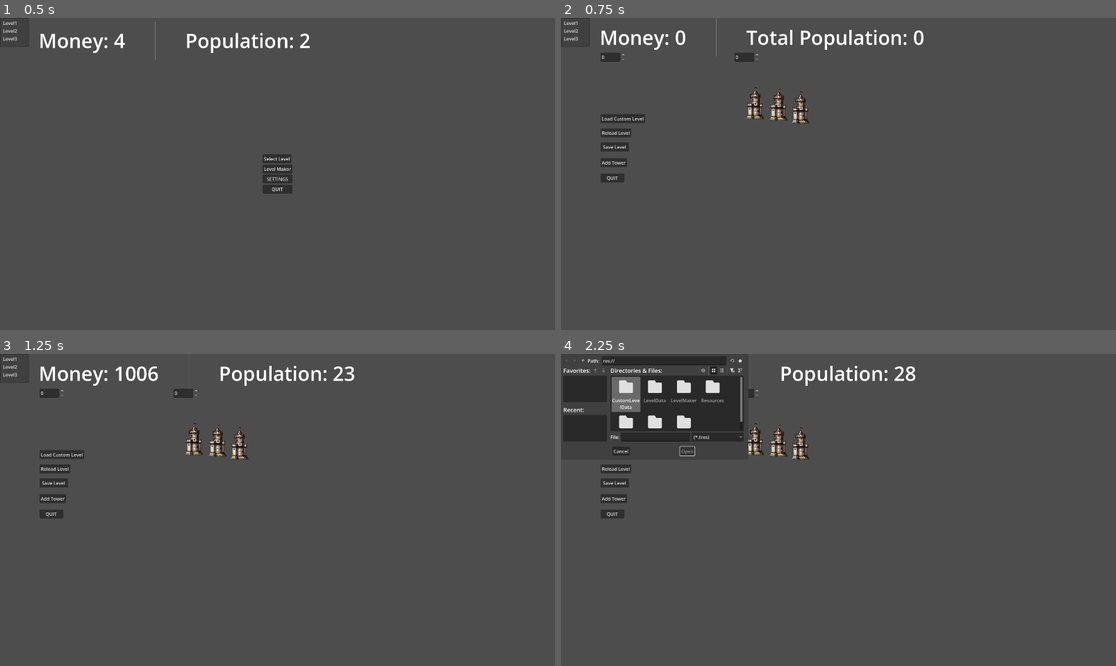
Above: before the commit, frames 1-4 (two rows, left to right).
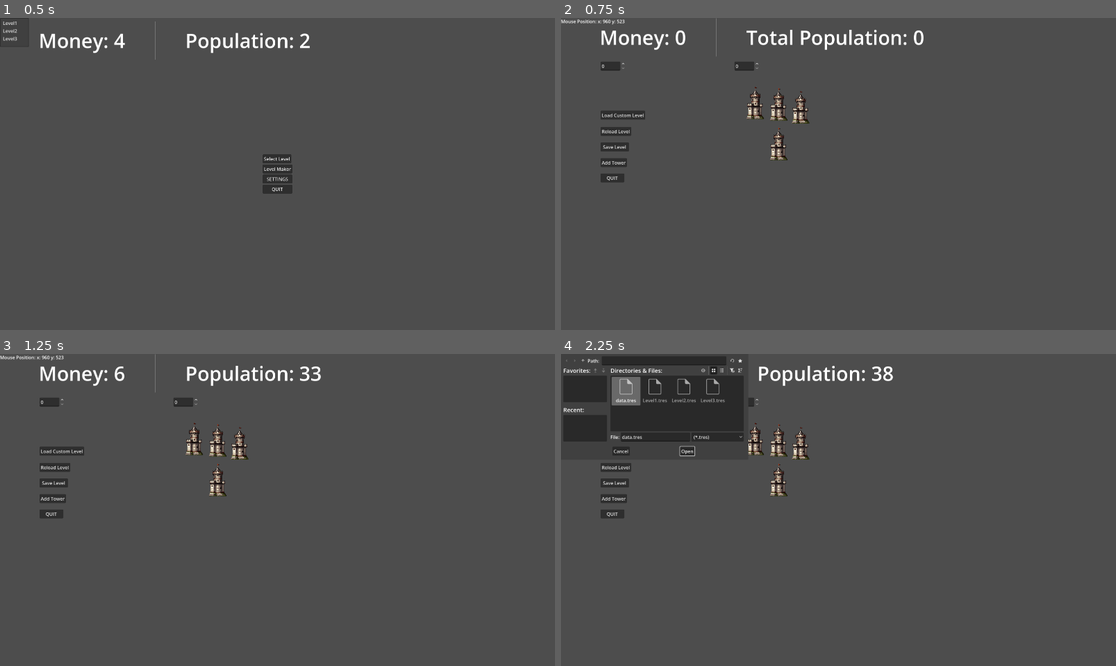
Above: after the commit, the same moments.

Repository: TLS15/FIRSTHIT
Game: Godot game, scene res://Scenes/game_master.tscn
Two runs of this game, one before a commit and one after it. Both use one fixed random seed, a clock stepped at 60 frames per second and the inputs below.
Inputs:
- Up to frame 1 (0.5 s): no input
- Up to frame 2 (0.75 s): click "Level Maker" at 0.5 s
- Up to frame 3 (1.25 s): no input
- Up to frame 4 (2.25 s): click "Save Level" at 1.25 s; click "Load Custom Level" at 2 s

Frame 1 is identical in both runs. In frame 2, 1.1% of the frame differs, in the area x 0-41%, y 0-46%; in frame 3, 2.0%; in frame 4, 2.2%, in the area x 7-64%, y 1-46%.

Commit message:
Fixed Level saving/loading bugs

Diff:
--- /dev/null
+++ b/CustomLevelData/Level1.tres
@@ -0,0 +1,32 @@
+[gd_resource type="Resource" script_class="LevelResource" format=3 uid="uid://2358vk3ex31n"]
+
+[ext_resource type="Script" uid="uid://ji335qpbwph3" path="res://Resources/LevelResource.gd" id="1_e1ubg"]
+[ext_resource type="Script" uid="uid://bhbikuqcdsttw" path="res://Resources/TowerResource.gd" id="2_n8x6o"]
+
+[sub_resource type="Resource" id="Resource_44q56"]
+script = ExtResource("2_n8x6o")
+type = 1
+location = Vector2(500, 666)
+level = 1
+occupants = 10
+metadata/_custom_type_script = "uid://bhbikuqcdsttw"
+
+[sub_resource type="Resource" id="Resource_1vilc"]
+script = ExtResource("2_n8x6o")
+location = Vector2(1000, 500)
+level = 1
+occupants = 10
+metadata/_custom_type_script = "uid://bhbikuqcdsttw"
+
+[sub_resource type="Resource" id="Resource_ejs3y"]
+script = ExtResource("2_n8x6o")
+type = 1
+location = Vector2(500, 300)
+metadata/_custom_type_script = "uid://bhbikuqcdsttw"
+
+[resource]
+script = ExtResource("1_e1ubg")
+level_index = 1
+towers = Array[ExtResource("2_n8x6o")]([SubResource("Resource_44q56"), SubResource("Resource_1vilc"), SubResource("Resource_ejs3y")])
+starting_money = 1000
+metadata/_custom_type_script = "uid://ji335qpbwph3"
--- /dev/null
+++ b/CustomLevelData/Level2.tres
@@ -0,0 +1,26 @@
+[gd_resource type="Resource" script_class="LevelResource" format=3 uid="uid://begy3iqc7jhxo"]
+
+[ext_resource type="Script" uid="uid://ji335qpbwph3" path="res://Resources/LevelResource.gd" id="1_0rypu"]
+[ext_resource type="Script" uid="uid://bhbikuqcdsttw" path="res://Resources/TowerResource.gd" id="2_8pwuw"]
+
+[sub_resource type="Resource" id="Resource_fn3hp"]
+script = ExtResource("2_8pwuw")
+location = Vector2(666, 666)
+metadata/_custom_type_script = "uid://bhbikuqcdsttw"
+
+[sub_resource type="Resource" id="Resource_ixqcx"]
+script = ExtResource("2_8pwuw")
+location = Vector2(777, 777)
+metadata/_custom_type_script = "uid://bhbikuqcdsttw"
+
+[sub_resource type="Resource" id="Resource_ynaq2"]
+script = ExtResource("2_8pwuw")
+location = Vector2(888, 888)
+metadata/_custom_type_script = "uid://bhbikuqcdsttw"
+
+[resource]
+script = ExtResource("1_0rypu")
+level_index = 2
+towers = Array[ExtResource("2_8pwuw")]([SubResource("Resource_fn3hp"), SubResource("Resource_ixqcx"), SubResource("Resource_ynaq2")])
+starting_money = 500.0
+metadata/_custom_type_script = "uid://ji335qpbwph3"
--- /dev/null
+++ b/CustomLevelData/Level3.tres
@@ -0,0 +1,21 @@
+[gd_resource type="Resource" script_class="LevelResource" format=3 uid="uid://ci6e030icjp26"]
+
+[ext_resource type="Script" uid="uid://ji335qpbwph3" path="res://Resources/LevelResource.gd" id="1_50m7v"]
+[ext_resource type="Script" uid="uid://bhbikuqcdsttw" path="res://Resources/TowerResource.gd" id="2_wf0y8"]
+
+[sub_resource type="Resource" id="Resource_73218"]
+script = ExtResource("2_wf0y8")
+location = Vector2(899, 900)
+metadata/_custom_type_script = "uid://bhbikuqcdsttw"
+
+[sub_resource type="Resource" id="Resource_f22t0"]
+script = ExtResource("2_wf0y8")
+location = Vector2(777, 777)
+metadata/_custom_type_script = "uid://bhbikuqcdsttw"
+
+[resource]
+script = ExtResource("1_50m7v")
+level_index = 3
+towers = Array[ExtResource("2_wf0y8")]([SubResource("Resource_73218"), SubResource("Resource_f22t0")])
+starting_money = 300.0
+metadata/_custom_type_script = "uid://ji335qpbwph3"
--- a/CustomLevelData/data.tres
+++ b/CustomLevelData/data.tres
@@ -24,9 +24,15 @@
 location = Vector2(753, 299)
 metadata/_custom_type_script = "uid://bhbikuqcdsttw"
 
+[sub_resource type="Resource" id="Resource_m5s48"]
+script = ExtResource("2_4v0mf")
+type = 1
+location = Vector2(753, 436)
+level = 1
+occupants = 10
+
 [resource]
 script = ExtResource("1_m5s48")
 level_index = 1
-towers = Array[ExtResource("2_4v0mf")]([SubResource("Resource_44q56"), SubResource("Resource_1vilc"), SubResource("Resource_ejs3y")])
-starting_money = 1000.0
+towers = Array[ExtResource("2_4v0mf")]([SubResource("Resource_44q56"), SubResource("Resource_1vilc"), SubResource("Resource_ejs3y"), SubResource("Resource_m5s48")])
 metadata/_custom_type_script = "uid://ji335qpbwph3"
--- a/LevelMaker/level_tester.gd
+++ b/LevelMaker/level_tester.gd
@@ -17,6 +17,7 @@
 	load_level(level)
 
 func _process(delta):
+	$UIMaster/UILevel/MousePosition.text = "Mouse Position: x: %.0f " % get_global_mouse_position()[0] + "y: %.0f" % get_global_mouse_position()[1]
 	tick_accumulator += delta
 
 	while tick_accumulator >= TICK_TIME:
@@ -43,7 +44,7 @@
 
 	for child in $Towers.get_children():
 		child.queue_free()
-
+	population = 0
 	for tower in level.towers:
 		load_tower(tower)
 
@@ -96,10 +97,13 @@
 
 
 func _on_add_tower_tower_configured(towerData: TowerResource) -> void:
+	level.towers.append(towerData)
 	load_tower(towerData)
 
 
+
 func _on_save_level_pressed() -> void: # Cant save to res
+	level.starting_money = $UIMaster/SaveLevel/StartingMoney.value
 	ResourceSaver.save(level, "res://CustomLevelData/data.tres")
 
 
@@ -112,8 +116,9 @@
 
 
 func _on_load_custom_level_pressed() -> void:
-	$UIMaster/FileDialog.show()
+	$UIMaster/LoadLevel/FileDialog.show()
 
 
 func _on_file_dialog_file_selected(path: String) -> void:
-	load_level(load(path))
+	level = load(path)
+	load_level(level)
--- a/LevelMaker/level_tester.tscn
+++ b/LevelMaker/level_tester.tscn
@@ -1,8 +1,7 @@
 [gd_scene format=3 uid="uid://dl8kgdtwom0bn"]
 
 [ext_resource type="Script" uid="uid://cwokam4ps8oee" path="res://LevelMaker/level_tester.gd" id="1_n5pd5"]
-[ext_resource type="Resource" uid="uid://4vd6eidg7j7b" path="res://CustomLevelData/data.tres" id="2_yopi2"]
-[ext_resource type="Script" uid="uid://djnsk3b14e0mk" path="res://Scripts/select_level.gd" id="3_ctvhw"]
+[ext_resource type="Resource" path="res://CustomLevelData/data.tres" id="2_yopi2"]
 [ext_resource type="Script" uid="uid://c5jaxjxxwhi61" path="res://LevelMaker/add_tower.gd" id="4_yopi2"]
 
 [sub_resource type="LabelSettings" id="LabelSettings_yopi2"]
@@ -16,6 +15,8 @@
 script = ExtResource("1_n5pd5")
 level = ExtResource("2_yopi2")
 
+[node name="Towers" type="Node2D" parent="." unique_id=750227807]
+
 [node name="UIMaster" type="Control" parent="." unique_id=6579418]
 layout_mode = 3
 anchors_preset = 0
@@ -23,56 +24,69 @@
 offset_bottom = 59.0
 mouse_filter = 2
 
-[node name="Quit" type="Button" parent="UIMaster" unique_id=409290020]
-layout_mode = 0
-offset_left = 137.0
-offset_top = 538.0
-offset_right = 219.0
-offset_bottom = 569.0
-text = "QUIT"
-
-[node name="MainMenu" type="Control" parent="UIMaster" unique_id=207771457]
-visible = false
-anchors_preset = 0
-offset_right = 1920.0
-offset_bottom = 1080.0
-mouse_filter = 2
-
-[node name="VBoxContainer" type="VBoxContainer" parent="UIMaster/MainMenu" unique_id=2140019701]
-layout_mode = 1
-anchors_preset = 8
-anchor_left = 0.5
-anchor_top = 0.5
-anchor_right = 0.5
-anchor_bottom = 0.5
-offset_left = -41.0
-offset_top = -50.5
-offset_right = 41.0
-offset_bottom = 50.5
-grow_horizontal = 2
-grow_vertical = 2
-alignment = 1
-
-[node name="Levels" type="MenuBar" parent="UIMaster/MainMenu/VBoxContainer" unique_id=1695322509]
-visible = false
-layout_mode = 2
-
-[node name="SelectLevel" type="PopupMenu" parent="UIMaster/MainMenu/VBoxContainer/Levels" unique_id=1233229516]
-oversampling_override = 1.0
-title = "Select Level"
-visible = true
-accessibility_name = "Select Level"
-script = ExtResource("3_ctvhw")
-
-[node name="Settings" type="Button" parent="UIMaster/MainMenu/VBoxContainer" unique_id=1637007774]
-visible = false
-layout_mode = 2
-text = "SETTINGS"
+[node name="SaveLevel" type="Control" parent="UIMaster" unique_id=1207014921]
+anchors_preset = 0
+offset_right = 40.0
+offset_bottom = 40.0
+
+[node name="SaveLevel" type="Button" parent="UIMaster/SaveLevel" unique_id=264842661]
+layout_mode = 0
+offset_left = 137.0
+offset_top = 431.0
+offset_right = 235.0
+offset_bottom = 462.0
+text = "Save Level"
+
+[node name="Population" type="SpinBox" parent="UIMaster/SaveLevel" unique_id=562406730]
+layout_mode = 0
+offset_left = 600.0
+offset_top = 151.0
+offset_right = 686.5
+offset_bottom = 182.0
+custom_arrow_step = 5.0
+
+[node name="StartingMoney" type="SpinBox" parent="UIMaster/SaveLevel" unique_id=114921562]
+layout_mode = 0
+offset_left = 137.0
+offset_top = 151.0
+offset_right = 223.5
+offset_bottom = 182.0
+max_value = 1000.0
+custom_arrow_step = 10.0
+
+[node name="LoadLevel" type="Control" parent="UIMaster" unique_id=45314047]
+anchors_preset = 0
+offset_left = 8.0
+offset_top = 59.0
+offset_right = 32.0
+offset_bottom = 67.0
+
+[node name="FileDialog" type="FileDialog" parent="UIMaster/LoadLevel" unique_id=1074185836]
+title = "Open a File"
+file_mode = 0
+root_subfolder = "res://CustomLevelData/"
+filters = PackedStringArray("*.tres")
+
+[node name="LoadCustomLevel" type="Button" parent="UIMaster/LoadLevel" unique_id=1648233762]
+layout_mode = 0
+offset_left = 129.0
+offset_top = 262.0
+offset_right = 283.0
+offset_bottom = 293.0
+text = "Load Custom Level"
+
+[node name="ReloadLevel" type="Button" parent="UIMaster/LoadLevel" unique_id=706861366]
+layout_mode = 0
+offset_left = 129.0
+offset_top = 318.0
+offset_right = 235.0
+offset_bottom = 349.0
+text = "Reload Level"
 
 [node name="UILevel" type="Control" parent="UIMaster" unique_id=988945793]
 anchors_preset = 0
 offset_right = 1387.0
-offset_bottom = 132.0
+offset_bottom = 100.0
 mouse_filter = 2
 
 [node name="HBoxContainer" type="HBoxContainer" parent="UIMaster/UILevel" unique_id=1595842271]
@@ -95,6 +109,11 @@
 layout_mode = 2
 text = "Total Population: 0"
 label_settings = SubResource("LabelSettings_81omt")
+
+[node name="MousePosition" type="Label" parent="UIMaster/UILevel" unique_id=478594095]
+layout_mode = 0
+offset_right = 40.0
+offset_bottom = 23.0
 
 [node name="AddTower" type="Control" parent="UIMaster" unique_id=336654464]
 anchors_preset = 0
@@ -197,59 +216,20 @@
 value = 555.0
 custom_arrow_step = 10.0
 
-[node name="Population" type="SpinBox" parent="UIMaster" unique_id=562406730]
-layout_mode = 0
-offset_left = 600.0
-offset_top = 120.0
-offset_right = 686.5
-offset_bottom = 151.0
-custom_arrow_step = 5.0
-
-[node name="StartingMoney" type="SpinBox" parent="UIMaster" unique_id=114921562]
-layout_mode = 0
-offset_left = 137.0
-offset_top = 120.0
-offset_right = 223.5
-offset_bottom = 151.0
-max_value = 1000.0
-custom_arrow_step = 10.0
-
-[node name="SaveLevel" type="Button" parent="UIMaster" unique_id=264842661]
-layout_mode = 0
-offset_left = 137.0
-offset_top = 431.0
-offset_right = 235.0
-offset_bottom = 462.0
-text = "Save Level"
-
-[node name="ReloadLevel" type="Button" parent="UIMaster" unique_id=706861366]
-layout_mode = 0
-offset_left = 137.0
-offset_top = 382.0
-offset_right = 243.0
-offset_bottom = 413.0
-text = "Reload Level"
-
-[node name="LoadCustomLevel" type="Button" parent="UIMaster" unique_id=1648233762]
-layout_mode = 0
-offset_left = 137.0
-offset_top = 333.0
-offset_right = 291.0
-offset_bottom = 364.0
-text = "Load Custom Level"
-
-[node name="FileDialog" type="FileDialog" parent="UIMaster" unique_id=1074185836]
-title = "Open a File"
-file_mode = 0
-filters = PackedStringArray("*.tres")
-
-[node name="Towers" type="Node2D" parent="." unique_id=750227807]
-
-[node name="Node2D" type="Node2D" parent="Towers" unique_id=1406181593]
+[node name="Quit" type="Button" parent="UIMaster" unique_id=409290020]
+layout_mode = 0
+offset_left = 137.0
+offset_top = 538.0
+offset_right = 219.0
+offset_bottom = 569.0
+text = "QUIT"
 
 [connection signal="editor_state_changed" from="." to="." method="_on_editor_state_changed"]
 [connection signal="property_list_changed" from="." to="." method="_on_property_list_changed"]
-[connection signal="pressed" from="UIMaster/Quit" to="." method="_on_quit_pressed"]
+[connection signal="pressed" from="UIMaster/SaveLevel/SaveLevel" to="." method="_on_save_level_pressed"]
+[connection signal="file_selected" from="UIMaster/LoadLevel/FileDialog" to="." method="_on_file_dialog_file_selected"]
+[connection signal="pressed" from="UIMaster/LoadLevel/LoadCustomLevel" to="." method="_on_load_custom_level_pressed"]
+[connection signal="pressed" from="UIMaster/LoadLevel/ReloadLevel" to="." method="reload_level"]
 [connection signal="tower_configured" from="UIMaster/AddTower" to="." method="_on_add_tower_tower_configured"]
 [connection signal="pressed" from="UIMaster/AddTower/Add" to="UIMaster/AddTower" method="_on_add_pressed"]
 [connection signal="close_requested" from="UIMaster/AddTower/Window" to="UIMaster/AddTower" method="_on_window_close_requested"]
@@ -257,7 +237,4 @@
 [connection signal="pressed" from="UIMaster/AddTower/Window/Close" to="UIMaster/AddTower" method="_on_close_pressed"]
 [connection signal="item_selected" from="UIMaster/AddTower/Window/Teams" to="UIMaster/AddTower" method="_on_teams_item_selected"]
 [connection signal="item_selected" from="UIMaster/AddTower/Window/TowerType" to="UIMaster/AddTower" method="_on_tower_type_item_selected"]
-[connection signal="pressed" from="UIMaster/SaveLevel" to="." method="_on_save_level_pressed"]
-[connection signal="pressed" from="UIMaster/ReloadLevel" to="." method="reload_level"]
-[connection signal="pressed" from="UIMaster/LoadCustomLevel" to="." method="_on_load_custom_level_pressed"]
-[connection signal="file_selected" from="UIMaster/FileDialog" to="." method="_on_file_dialog_file_selected"]
+[connection signal="pressed" from="UIMaster/Quit" to="." method="_on_quit_pressed"]
Not shown: 1 places in CustomLevelData/data.tres that only renumber resources
